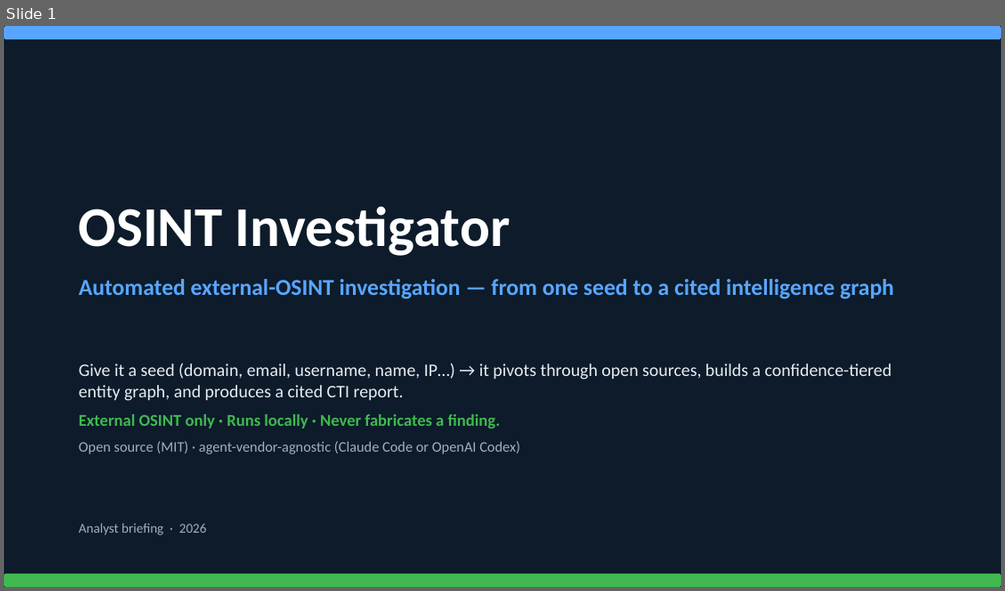
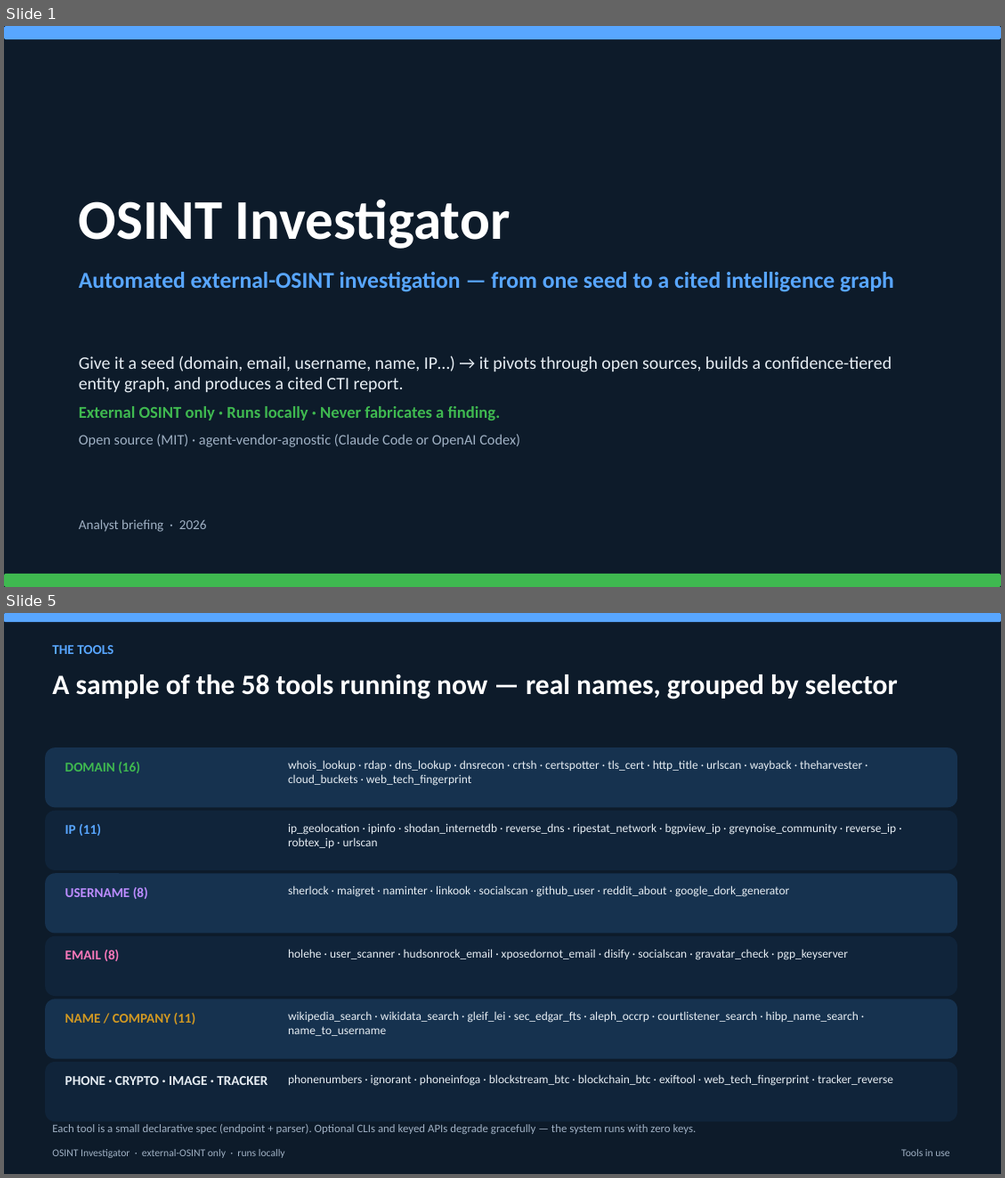
Before and after one commit to cis379/osint-investigator-v3, a slide deck: deck/osint-brief.pptx. Shown one above the other, each under a label of ours: slide 1 before the commit, slides 1 and 5 after it; the slides between them are not shown. The pictures are 1005x591 and 1005x1178 pixels, drawn with LibreOffice and Linux fonts; fonts in the diff are those of the drawing. Boxes give left, top, right and bottom in pixels: in the first picture for what was removed or moved away, otherwise in the second. Text is boxed around its words. In the diff, an @@ line names an element or a change of style, - is before the commit and + after.

```diff
--- a/deck/osint-brief.pptx
+++ b/deck/osint-brief.pptx
@@ slide 5 added at [4,613,1001,1174], background #FFFFFF @@
@@ rectangle added at [4,613,1001,1174], fill #0D1B2A @@
@@ rounded rectangle added at [4,613,1001,622], fill #58A6FF @@
@@ text added at [52,645,113,654], 13 pt, text #58A6FF, bold @@
+THE TOOLS
@@ text added at [52,674,898,699], 27 pt, text #FFFFFF, bold @@
+A sample of the 58 tools running now — real names, grouped by selector
@@ rounded rectangle added at [45,747,957,807], fill #16324F @@
@@ text added at [65,762,140,773], 13 pt, text #3FB950, bold @@
+DOMAIN (16)
@@ text added at [288,760,862,786], 11.5 pt, text #E6EDF3 @@
+whois_lookup · rdap · dns_lookup · dnsrecon · crtsh · certspotter · tls_cert · http_title · urlscan · wayback · theharvester · cloud_buckets · web_tech_fingerprint
@@ rounded rectangle added at [45,811,957,870], fill #10243A @@
@@ text added at [65,824,101,835], 13 pt, text #58A6FF, bold @@
+IP (11)
@@ text added at [288,823,896,848], 11.5 pt, text #E6EDF3 @@
+ip_geolocation · ipinfo · shodan_internetdb · reverse_dns · ripestat_network · bgpview_ip · greynoise_community · reverse_ip · robtex_ip · urlscan
@@ rounded rectangle added at [45,873,957,933], fill #16324F @@
@@ text added at [65,887,148,899], 13 pt, text #BC8CFF, bold @@
+USERNAME (8)
@@ text added at [288,885,789,897], 11.5 pt, text #E6EDF3 @@
+sherlock · maigret · naminter · linkook · socialscan · github_user · reddit_about · google_dork_generator
@@ rounded rectangle added at [45,936,957,996], fill #10243A @@
@@ text added at [65,949,119,961], 13 pt, text #F778BA, bold @@
+EMAIL (8)
@@ text added at [288,949,848,960], 11.5 pt, text #E6EDF3 @@
+holehe · user_scanner · hudsonrock_email · xposedornot_email · disify · socialscan · gravatar_check · pgp_keyserver
@@ rounded rectangle added at [45,999,957,1059], fill #16324F @@
@@ text added at [65,1013,196,1024], 13 pt, text #D29922, bold @@
+NAME / COMPANY (11)
@@ text added at [288,1011,858,1036], 11.5 pt, text #E6EDF3 @@
+wikipedia_search · wikidata_search · gleif_lei · sec_edgar_fts · aleph_occrp · courtlistener_search · hibp_name_search · name_to_username
@@ rounded rectangle added at [45,1062,957,1121], fill #10243A @@
@@ text added at [65,1076,267,1085], 13 pt, text #E6EDF3, bold @@
+PHONE · CRYPTO · IMAGE · TRACKER
@@ text added at [288,1074,893,1086], 11.5 pt, text #E6EDF3 @@
+phonenumbers · ignorant · phoneinfoga · blockstream_btc · blockchain_btc · exiftool · web_tech_fingerprint · tracker_reverse
@@ text added at [52,1124,696,1134], 11 pt, text #9FB0C3 @@
+Each tool is a small declarative spec (endpoint + parser). Optional CLIs and keyed APIs degrade gracefully — the system runs with zero keys.
@@ text added at [52,1149,285,1158], 10 pt, text #9FB0C3 @@
+OSINT Investigator · external-OSINT only · runs locally
@@ text added at [901,1149,949,1156], 10 pt, text #9FB0C3 @@
+Tools in use
@@ slide 1 changed as well @@
@@ 3 texts: place and size @@
-3 texts at [79,206,894,454]
+3 texts at [79,199,894,447]
@@ text "Analyst briefing · 2026": place and size @@
-text "Analyst briefing · 2026" at [79,523,207,535]
+text "Analyst briefing · 2026" at [79,519,207,532]
```
Also in this commit, not shown: 8 other slides changed, 3 other slides added, 1 slide removed, 6 other files.
